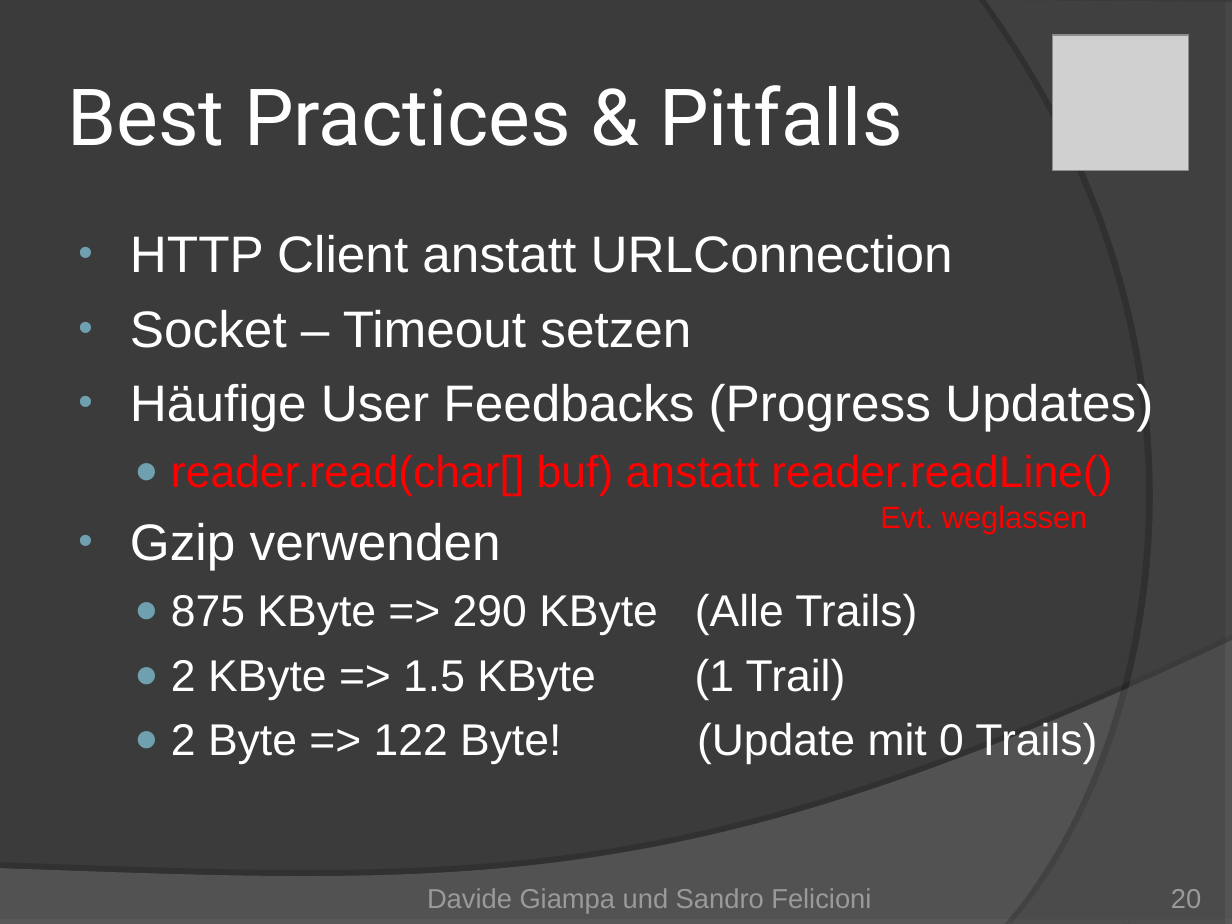
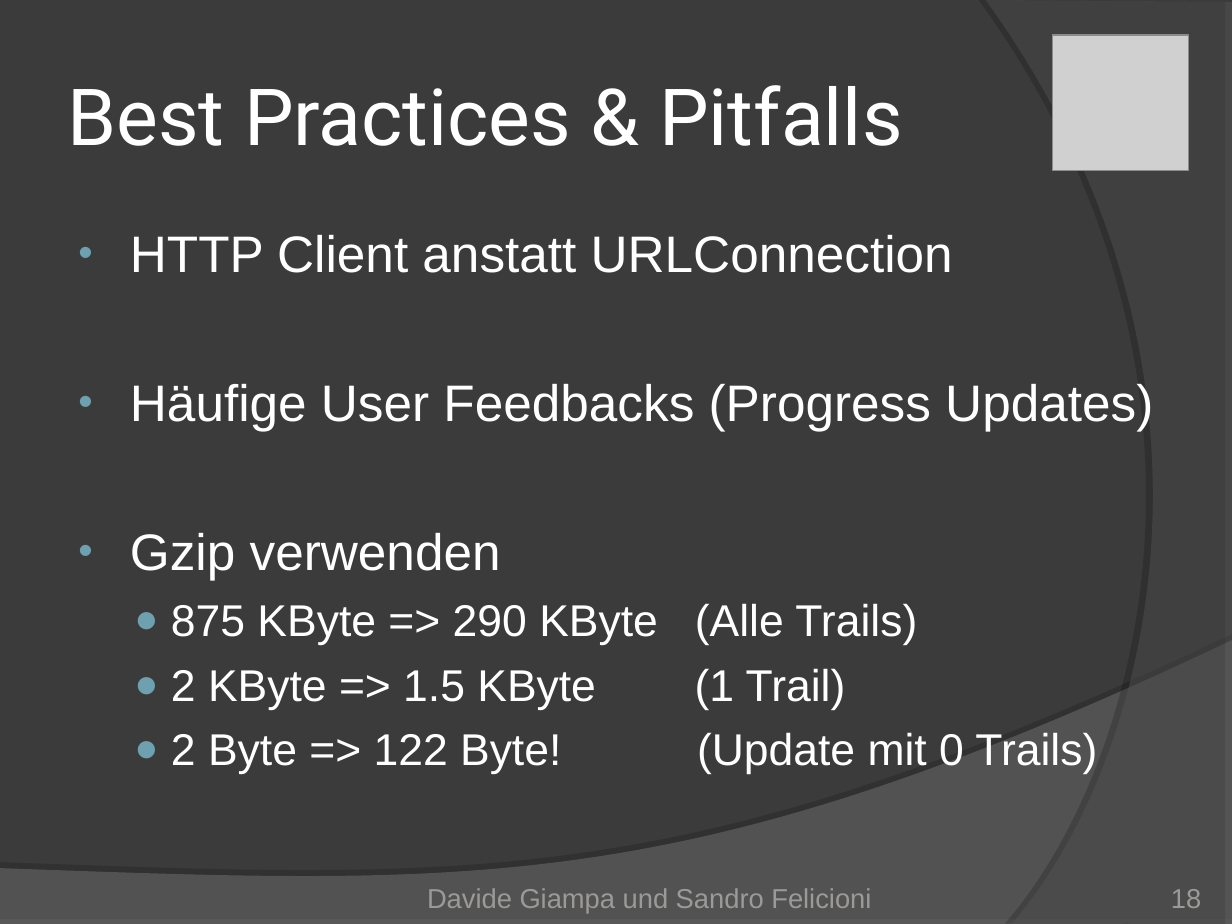
Before and after one commit to Mr-Slash/TrailDevils, a slide deck: slide 18 of doc/01_Project Management/TrailDevils-final.ppt (slide 20 before the commit). Drawn at 1232x924 pixels with LibreOffice and Linux fonts; fonts in the diff are those of the drawing; grey boxes stand for pictures. Boxes give left, top, right and bottom in pixels: in the first picture for what was removed or moved away, otherwise in the second. Text is boxed around its words. In the diff, an @@ line names an element or a change of style, - is before the commit and + after.

Commit message:
updated presentation

```diff
--- a/doc/01_Project Management/TrailDevils-final.ppt
+++ b/doc/01_Project Management/TrailDevils-final.ppt
@@ text at (130, 310, 691, 348): paragraph removed @@
-• Socket – Timeout setzen
@@ text at (171, 454, 1112, 496): paragraph removed @@
-  ● reader.read(char[] buf) anstatt reader.readLine()
@@ text removed at (880, 505, 1087, 533) @@
-Evt. weglassen
@@ page number at (1171, 889, 1201, 908): text changed @@
-20
+18
```
Also in this commit, not shown: 2 slides removed.
